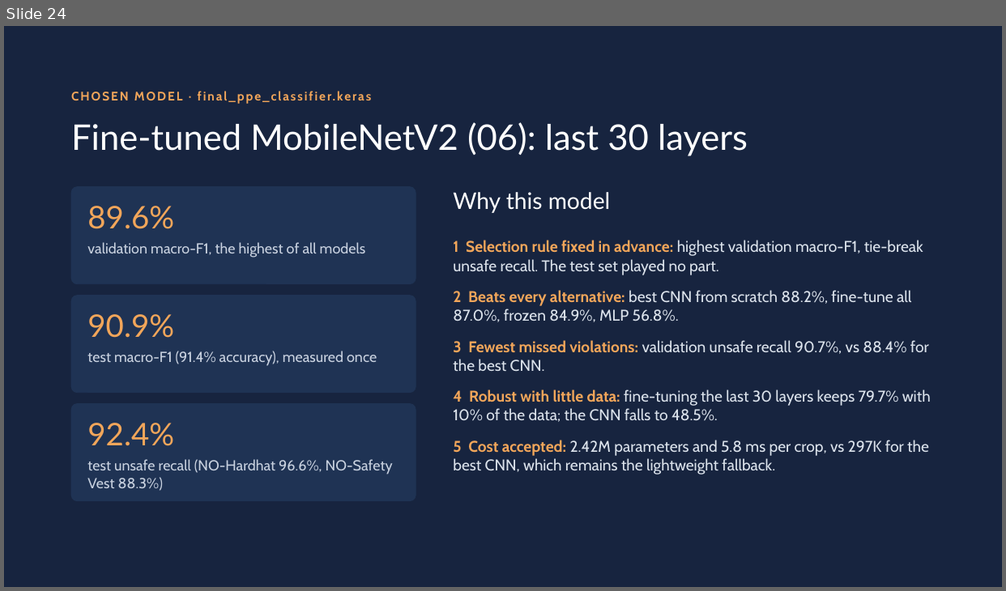
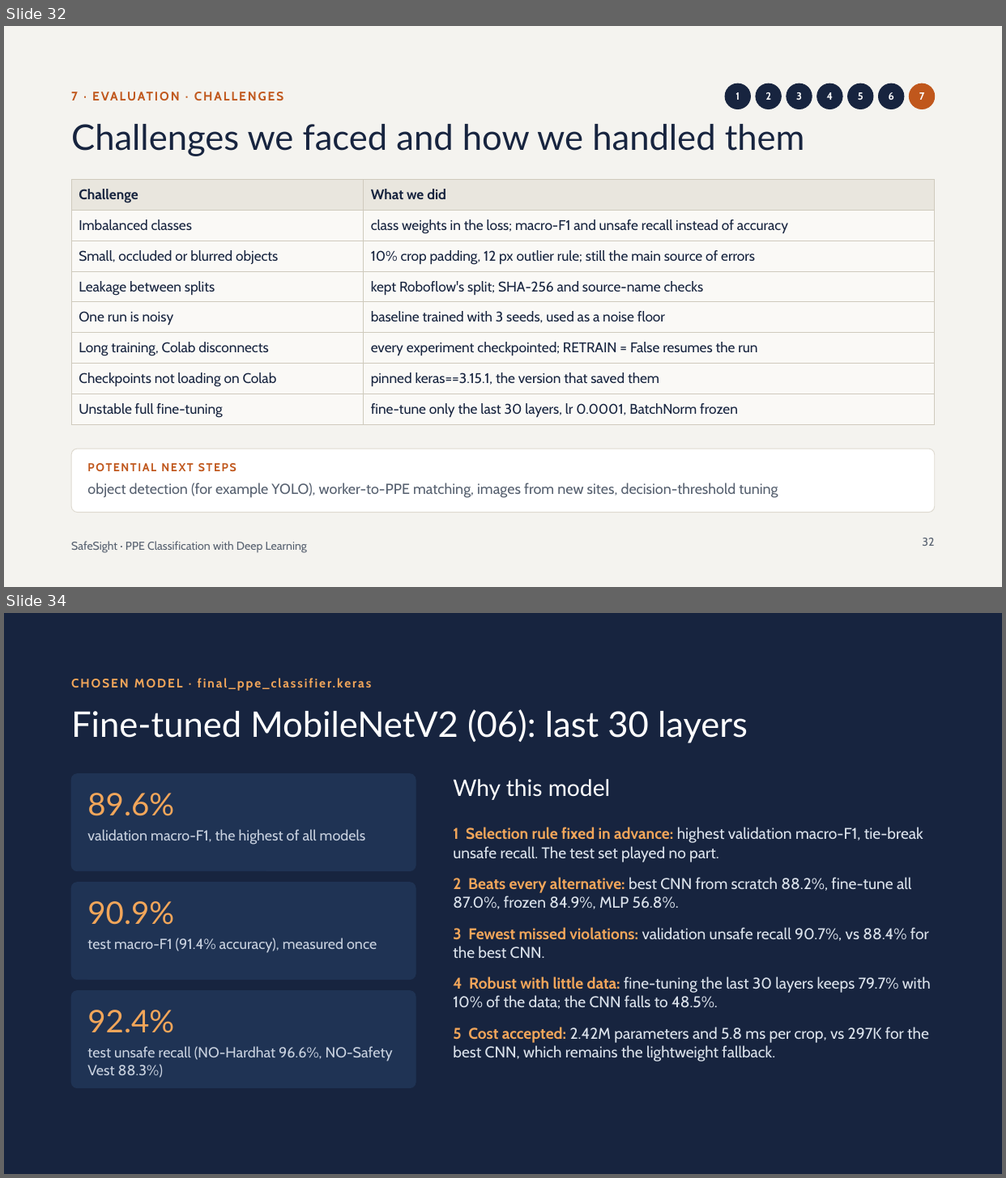
Before and after one commit to MohammedZaiter/Neural-Networks-and-Deep-Learning, a slide deck: Presentation/SafeSight_PPE_Deep_Learning.pptx. Shown one above the other, each under a label of ours: slide 24 before the commit, slides 32 and 34 after it; the slides between them are not shown. The pictures are 1006x591 and 1006x1178 pixels, drawn with LibreOffice and Linux fonts; fonts in the diff are those of the drawing. Boxes give left, top, right and bottom in pixels: in the first picture for what was removed or moved away, otherwise in the second. Text is boxed around its words. In the diff, an @@ line names an element or a change of style, - is before the commit and + after.

```diff
--- a/Presentation/SafeSight_PPE_Deep_Learning.pptx
+++ b/Presentation/SafeSight_PPE_Deep_Learning.pptx
@@ slide 32 added at [4,26,1002,587], background #F4F3EF @@
@@ text added at [71,92,78,101], 12 pt, text #C0571C, bold @@
+7 · EVALUATION · CHALLENGES
@@ ellipse added at [725,84,750,109], fill #17243F, outline #17243F 0.75 pt @@
@@ text added at [735,92,739,100], 10 pt, text #FFFFFF, bold @@
+1
@@ ellipse added at [756,84,781,109], fill #17243F, outline #17243F 0.75 pt @@
@@ text added at [765,92,771,100], 10 pt, text #FFFFFF, bold @@
+2
@@ ellipse added at [786,84,812,109], fill #17243F, outline #17243F 0.75 pt @@
@@ text added at [796,92,802,100], 10 pt, text #FFFFFF, bold @@
+3
@@ ellipse added at [817,84,842,109], fill #17243F, outline #17243F 0.75 pt @@
@@ text added at [827,92,833,100], 10 pt, text #FFFFFF, bold @@
+4
@@ ellipse added at [848,84,873,109], fill #17243F, outline #17243F 0.75 pt @@
@@ text added at [858,92,863,100], 10 pt, text #FFFFFF, bold @@
+5
@@ ellipse added at [879,84,904,109], fill #17243F, outline #17243F 0.75 pt @@
@@ text added at [889,92,894,100], 10 pt, text #FFFFFF, bold @@
+6
@@ ellipse added at [909,84,935,109], fill #C0571C, outline #C0571C 0.75 pt @@
@@ text added at [919,92,925,100], 10 pt, text #FFFFFF, bold @@
+7
@@ title added at [71,124,805,156], 34 pt, text #17243F @@
+Challenges we faced and how we handled them
@@ table added at [71,179,935,421], 8 rows, 2 columns @@
+Challenge | What we did
+Imbalanced classes | class weights in the loss; macro-F1 and unsafe recall instead of accuracy
+Small, occluded or blurred objects | 10% crop padding, 12 px outlier rule; still the main source of errors
+Leakage between splits | kept Roboflow's split; SHA-256 and source-name checks
+One run is noisy | baseline trained with 3 seeds, used as a noise floor
+Long training, Colab disconnects | every experiment checkpointed; RETRAIN = False resumes the run
+Checkpoints not loading on Colab | pinned keras==3.15.1, the version that saved them
+Unstable full fine-tuning | fine-tune only the last 30 layers, lr 0.0001, BatchNorm frozen
@@ rounded rectangle added at [71,449,935,513], fill #FFFFFF, outline #DEDAD0 0.75 pt @@
@@ text added at [87,483,778,498], 14 pt, text #56606F @@
+POTENTIAL NEXT STEPS
+object detection (for example YOLO), worker-to-PPE matching, images from new sites, decision-threshold tuning
@@ text added at [71,541,307,553], 11 pt, text #56606F @@
+SafeSight · PPE Classification with Deep Learning
@@ page number added at [922,538,934,546], 11 pt, text #56606F @@
+32
@@ what was slide 24 is now slide 34 @@
```
Also in this commit, not shown: 23 slides changed, 9 other slides added.
